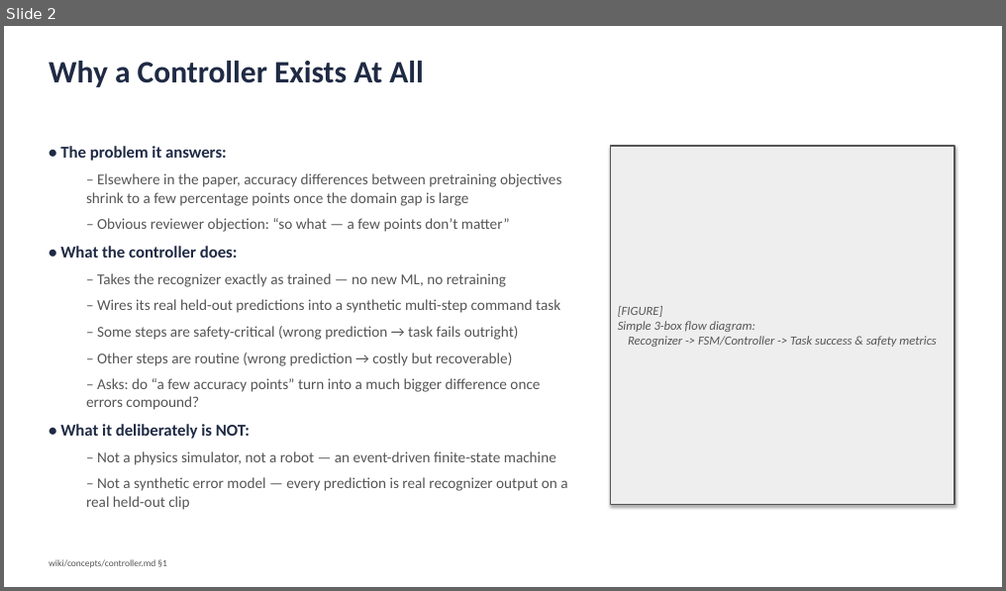
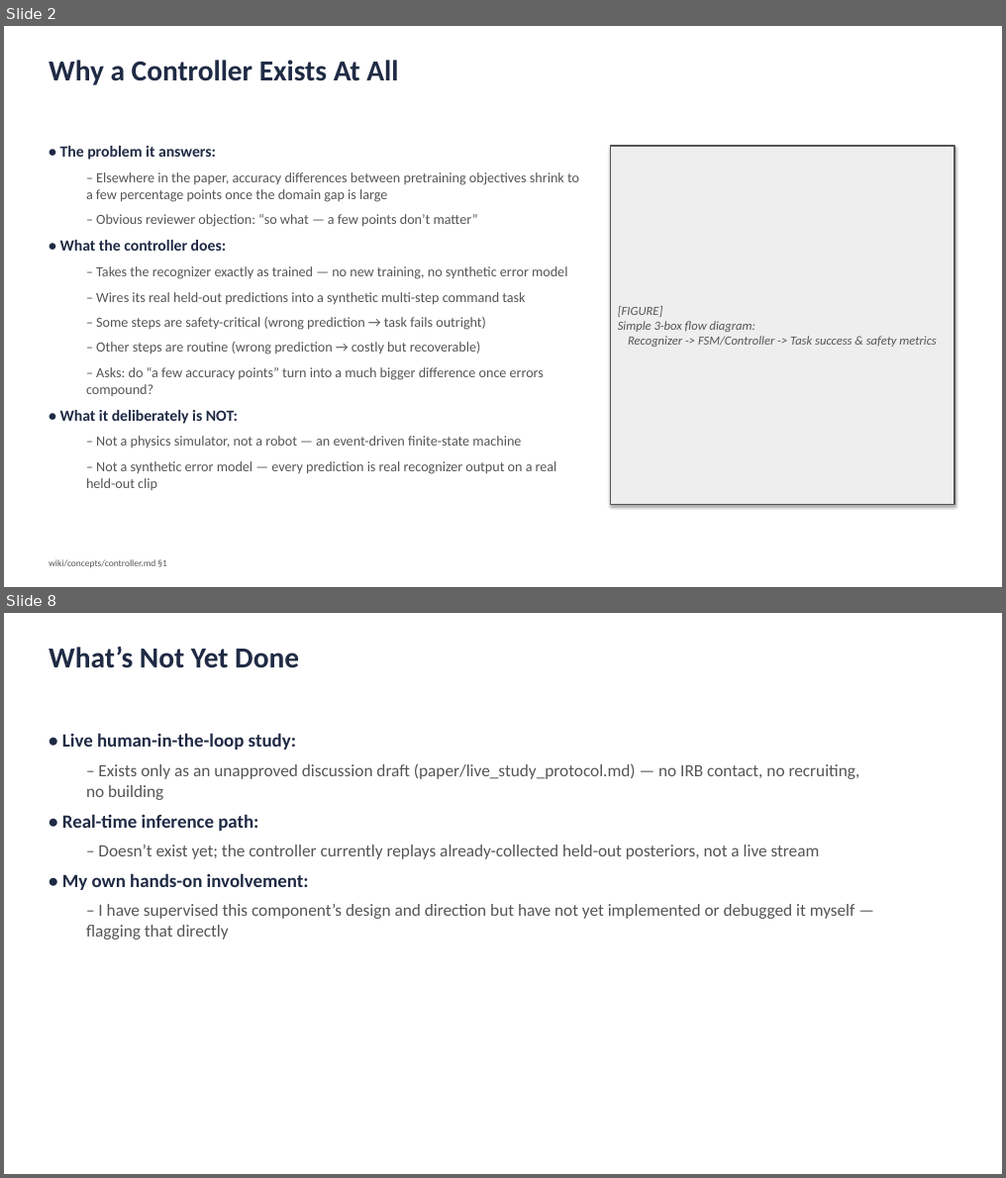
Before and after one commit to prabin172/DA_GestureRecognition-clean, a slide deck: paper/controller_advisor_slides.pptx. Shown one above the other, each under a label of ours: slide 2 before the commit, slides 2 and 8 after it; the slides between them are not shown. The pictures are 1006x591 and 1006x1178 pixels, drawn with LibreOffice and Linux fonts; fonts in the diff are those of the drawing. Boxes give left, top, right and bottom in pixels: in the first picture for what was removed or moved away, otherwise in the second. Text is boxed around its words. In the diff, an @@ line names an element or a change of style, - is before the commit and + after.

```diff
--- a/paper/controller_advisor_slides.pptx
+++ b/paper/controller_advisor_slides.pptx
@@ slide 8 added at (4,613,1002,1174), background #FFFFFF @@
@@ text added at (49,647,299,668), 28 pt, text #1F2A44, bold @@
+What’s Not Yet Done
@@ text added at (62,733,860,940), 16.5 pt, text #555555 @@
+• Live human-in-the-loop study:
+  – Exists only as an unapproved discussion draft (paper/live_study_protocol.md) — no IRB contact, no recruiting, no building
+• Real-time inference path:
+  – Doesn’t exist yet; the controller currently replays already-collected held-out posteriors, not a live stream
+• My own hands-on involvement:
+  – I have supervised this component’s design and direction but have not yet implemented or debugged it myself — flagging that directly
@@ slide 2 changed as well @@
@@ text "Why a Controller Exists At ..." at (49,60,398,85): size 30 to 28 pt @@
@@ text at (60,146,579,490): size 16 to 15 pt in "• The problem it answers:", "• What the controller does:", "• What it deliberately is NOT:"; size 14.5 to 13.5 pt in "– Elsewhere in the paper, accuracy differences ...", "– Obvious reviewer objection: “so what — ...", "– Wires its real held-out predictions into ...", "– Some steps are safety-critical (wrong prediction ..." and 4 more places @@
@@ text at (96,267,567,279): text changed; size 14.5 to 13.5 pt @@
-  – Takes the recognizer exactly as trained — no new ML, no retraining
+  – Takes the recognizer exactly as trained — no new training, no synthetic error model
```
Also in this commit, not shown: 5 other slides changed, 2 other slides added, 3 slides removed, 18 other files.
